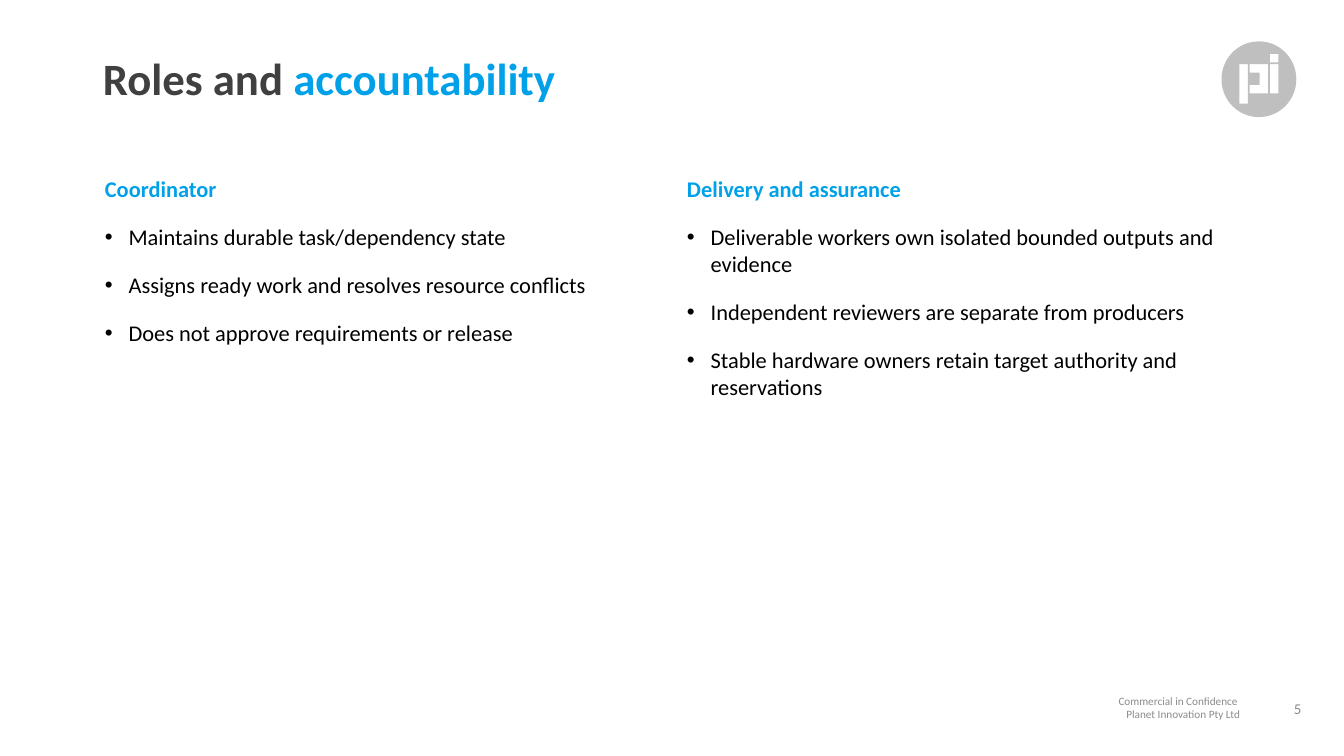
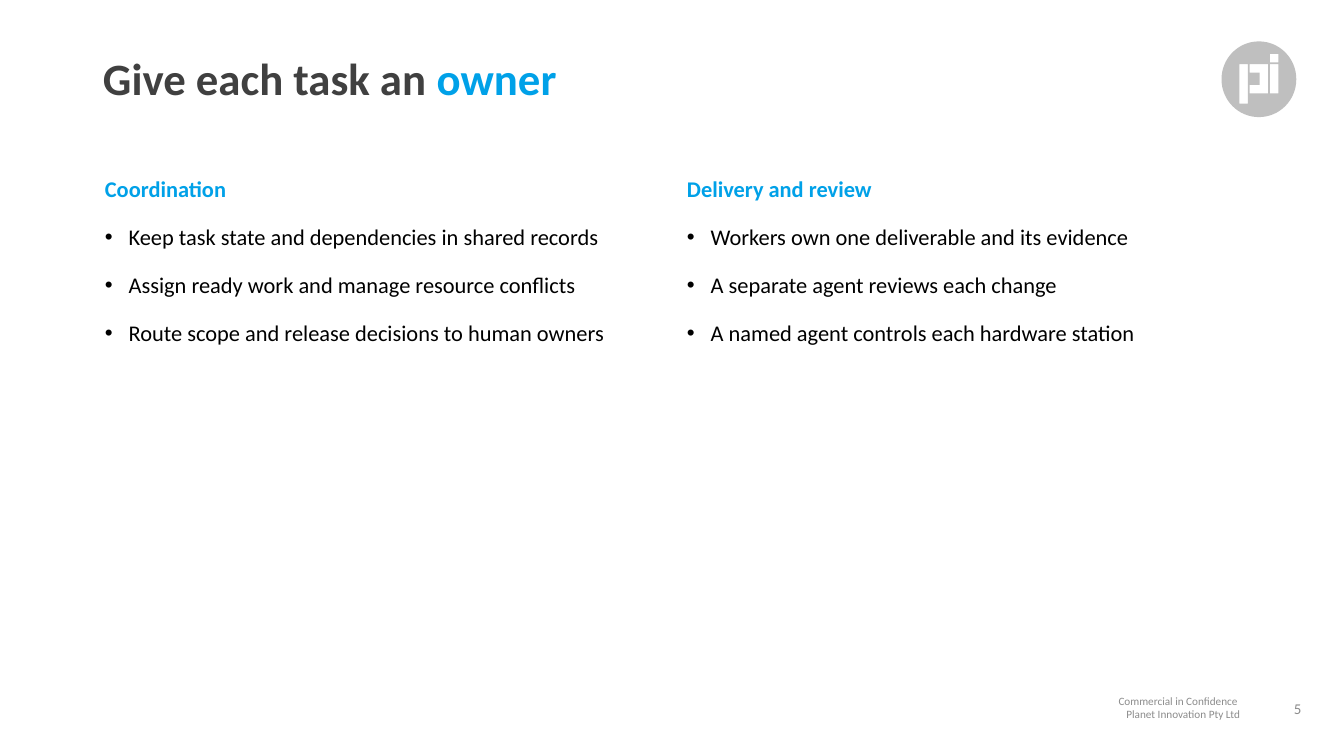
Before and after one commit to andrewleech/omp-connected, a slide deck: slide 5 of planning/fleets/20261117_fleet-pitch.pptx. Drawn at 1344x756 pixels with LibreOffice and Linux fonts; fonts in the diff are those of the drawing. Boxes give left, top, right and bottom in pixels: in the first picture for what was removed or moved away, otherwise in the second. Text is boxed around its words. In the diff, an @@ line names an element or a change of style, - is before the commit and + after.

```diff
--- a/planning/fleets/20261117_fleet-pitch.pptx
+++ b/planning/fleets/20261117_fleet-pitch.pptx
@@ title at bbox=[103, 63, 557, 96]: text changed; text colour #00A1E8 to #404040 @@
-Roles and accountability
+Give each task an owner
@@ text at bbox=[105, 181, 604, 345]: text changed @@
-Coordinator
-• Maintains durable task/dependency state
-• Assigns ready work and resolves resource conflicts
-• Does not approve requirements or release
+Coordination
+• Keep task state and dependencies in shared records
+• Assign ready work and manage resource conflicts
+• Route scope and release decisions to human owners
@@ text at bbox=[687, 181, 1134, 345]: text changed @@
-Delivery and assurance
-• Deliverable workers own isolated bounded outputs and evidence
-• Independent reviewers are separate from producers
-• Stable hardware owners retain target authority and reservations
+Delivery and review
+• Workers own one deliverable and its evidence
+• A separate agent reviews each change
+• A named agent controls each hardware station
```
Also in this commit, not shown: 11 other slides changed, 13 other files.
